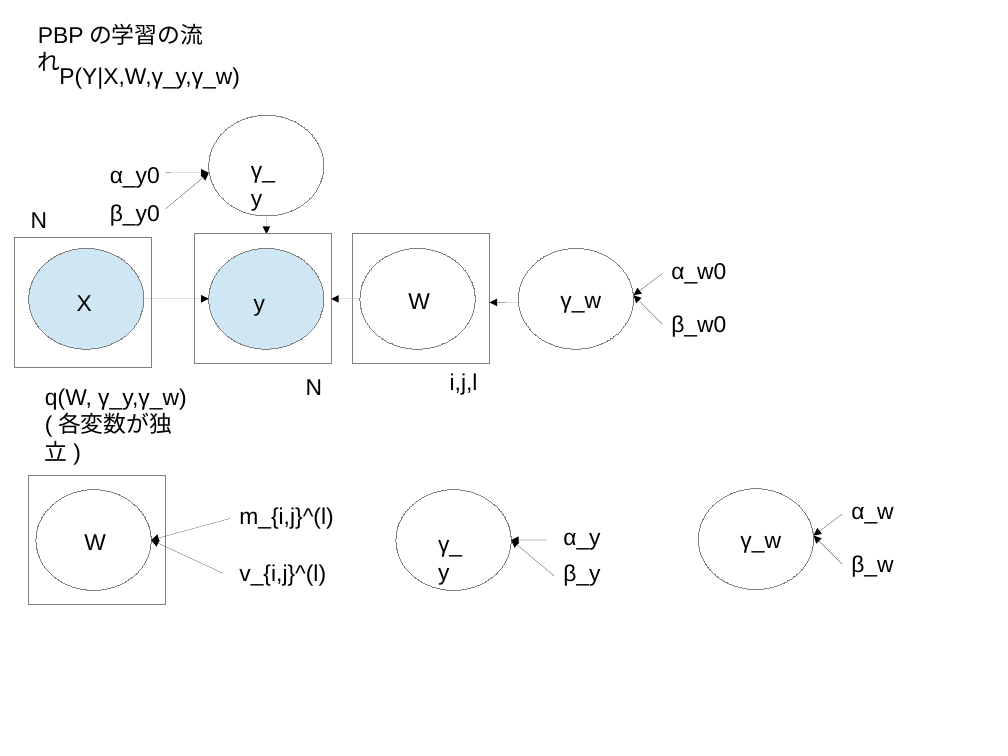
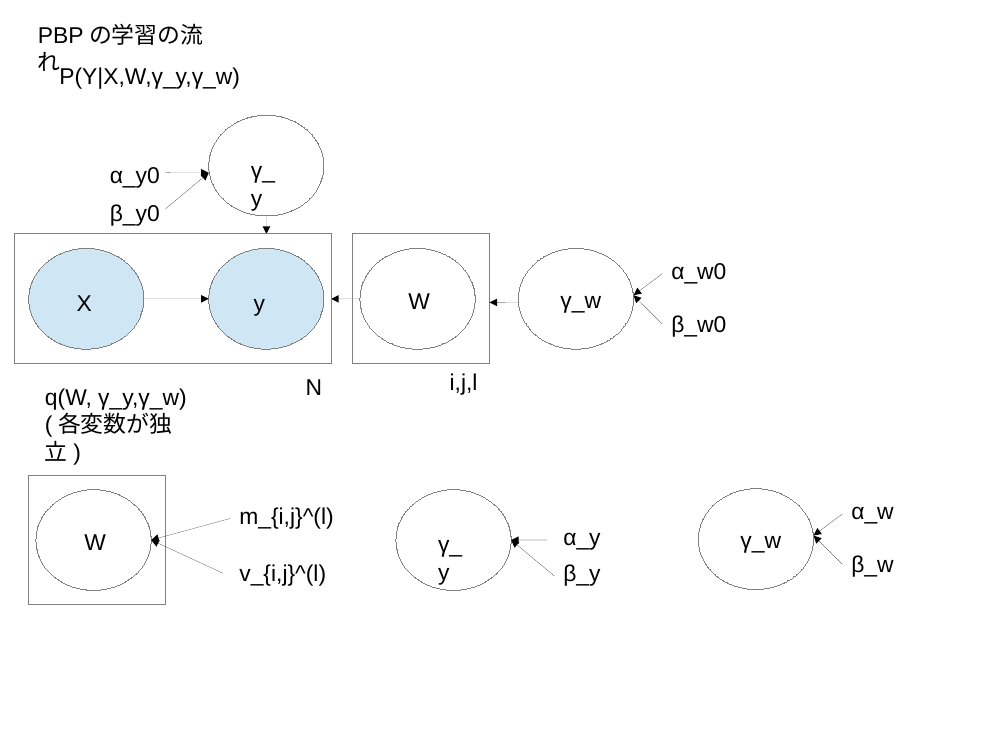
Before and after one commit to sy-eng/mosyamosya, a slide deck: slide 2 of bayesDL/chapter5/学習.odp. Drawn at 1008x756 pixels with LibreOffice and Linux fonts; fonts in the diff are those of the drawing. Boxes give left, top, right and bottom in pixels: in the first picture for what was removed or moved away, otherwise in the second. Text is boxed around its words. In the diff, an @@ line names an element or a change of style, - is before the commit and + after.

```diff
--- a/bayesDL/chapter5/学習.odp
+++ b/bayesDL/chapter5/学習.odp
@@ rectangle: place and size @@
-rectangle at (195, 234, 332, 364)
+rectangle at (15, 234, 331, 364)
@@ rectangle removed at (15, 238, 152, 368) @@
@@ text removed at (31, 212, 48, 228) @@
-N
```
Also in this commit, not shown: 1 other file.
